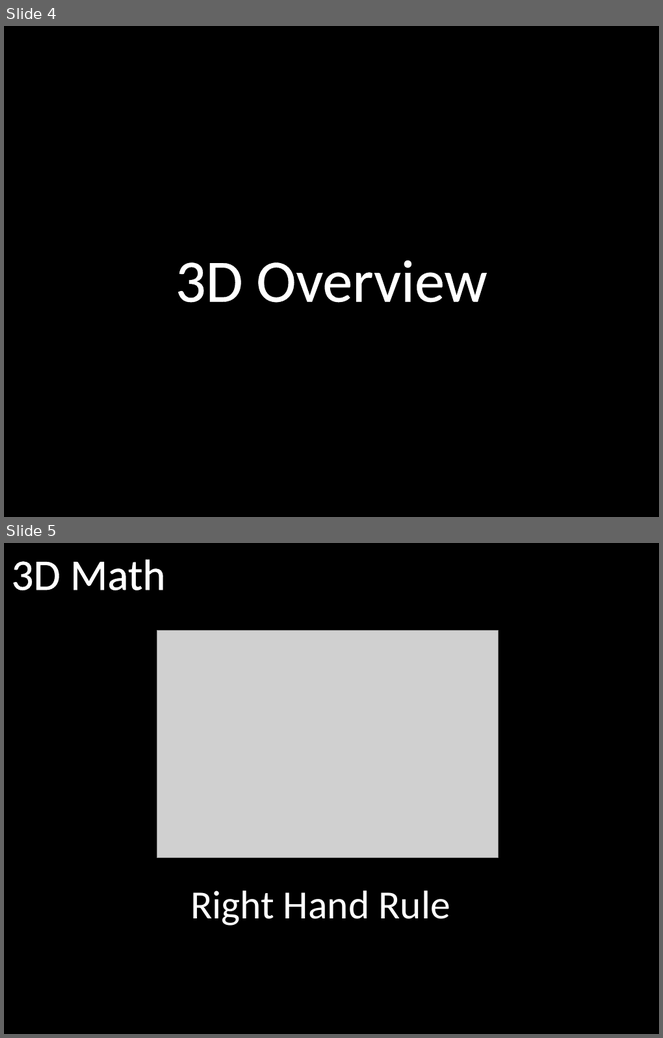
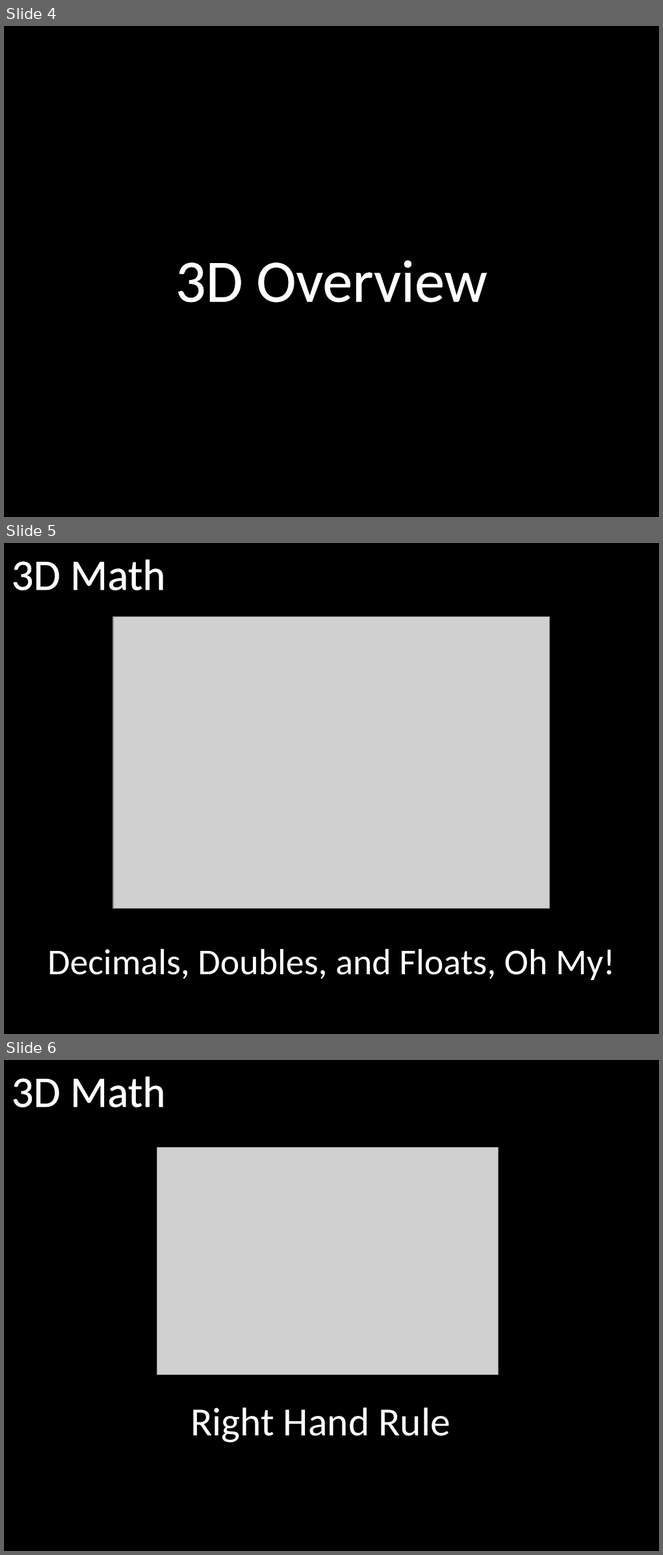
Before and after one commit to spaccabit/vinull, a slide deck: Presentations/XNA3DPrimer/XNA 3D Primer.pptx. Shown one above the other, each under a label of ours: slides 4 and 5 before the commit, slides 4, 5 and 6 after it. The pictures are 663x1038 and 663x1555 pixels, drawn with LibreOffice and Linux fonts; fonts in the diff are those of the drawing; grey boxes stand for pictures. Boxes give left, top, right and bottom in pixels: in the first picture for what was removed or moved away, otherwise in the second. Text is boxed around its words. In the diff, an @@ line names an element or a change of style, - is before the commit and + after.

```diff
--- a/Presentations/XNA3DPrimer/XNA 3D Primer.pptx
+++ b/Presentations/XNA3DPrimer/XNA 3D Primer.pptx
@@ slide 5 added at (x1=4, y1=543, x2=659, y2=1034), background #000000 @@
@@ text added at (x1=11, y1=559, x2=166, y2=590), 48 pt, text #FFFFFF @@
+3D Math
@@ picture added at (x1=113, y1=616, x2=551, y2=908) @@
@@ text added at (x1=48, y1=949, x2=615, y2=980), 40 pt, text #FFFFFF @@
+Decimals, Doubles, and Floats, Oh My!
@@ what was slide 5 is now slide 6 @@
```
Also in this commit, not shown: 1 other slide added, 1 slide removed.
